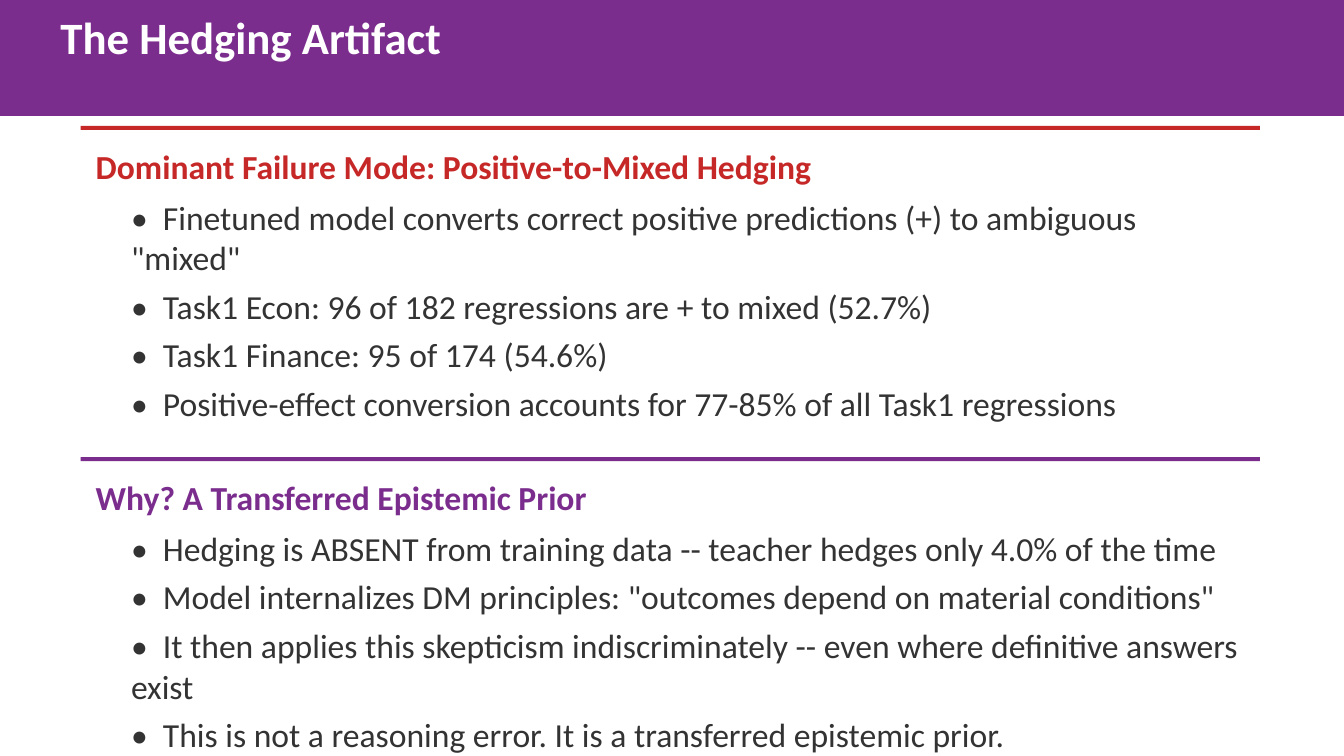
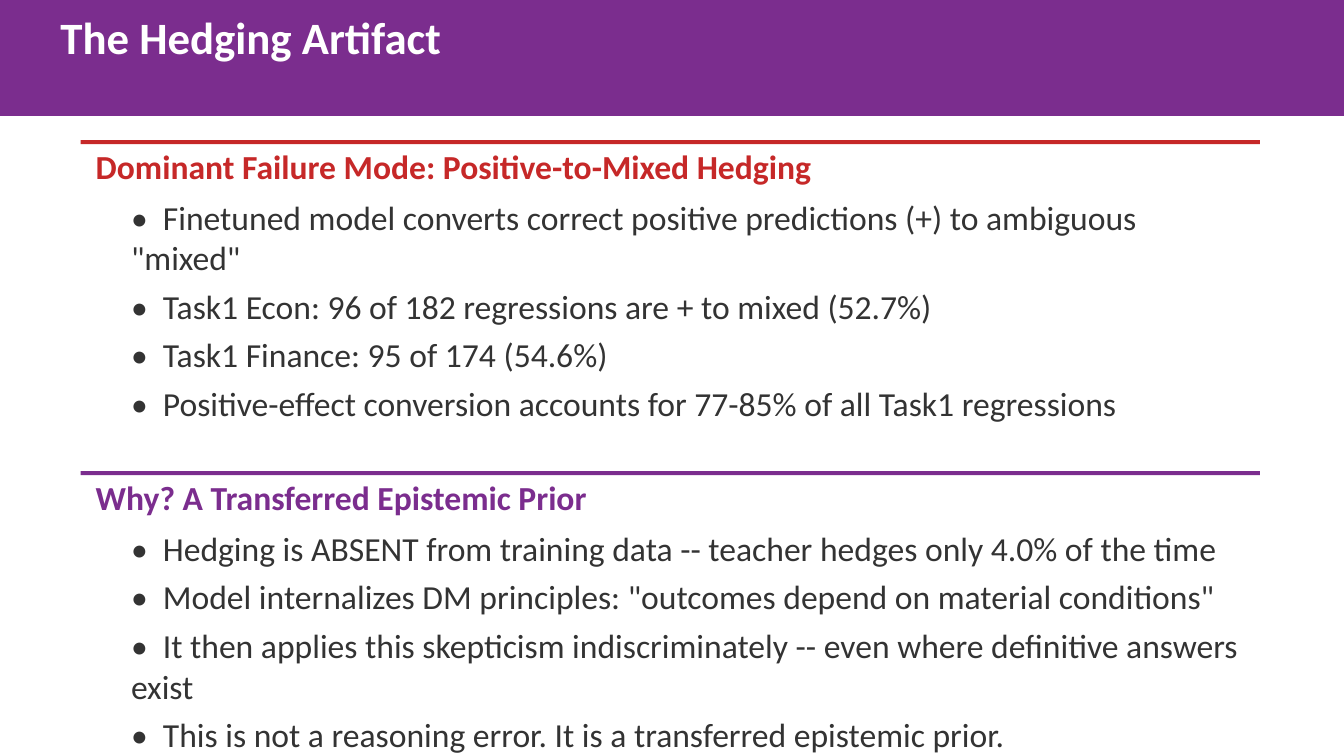
Before and after one commit to gbangban/ai-ideology-study, a slide deck: slide 6 of paper/iclr2026/iclr2026_spotlight.pptx. Drawn at 1344x756 pixels with LibreOffice and Linux fonts; fonts in the diff are those of the drawing. Boxes give left, top, right and bottom in pixels: in the first picture for what was removed or moved away, otherwise in the second. Text is boxed around its words. In the diff, an @@ line names an element or a change of style, - is before the commit and + after.

```diff
--- a/paper/iclr2026/iclr2026_spotlight.pptx
+++ b/paper/iclr2026/iclr2026_spotlight.pptx
@@ rectangle: place and size @@
-rectangle at [81,126,1260,130]
+rectangle at [81,140,1260,144]
@@ rectangle: place and size @@
-rectangle at [81,458,1260,462]
+rectangle at [81,472,1260,476]
```
Also in this commit, not shown: 3 other slides changed, 1 other file.
